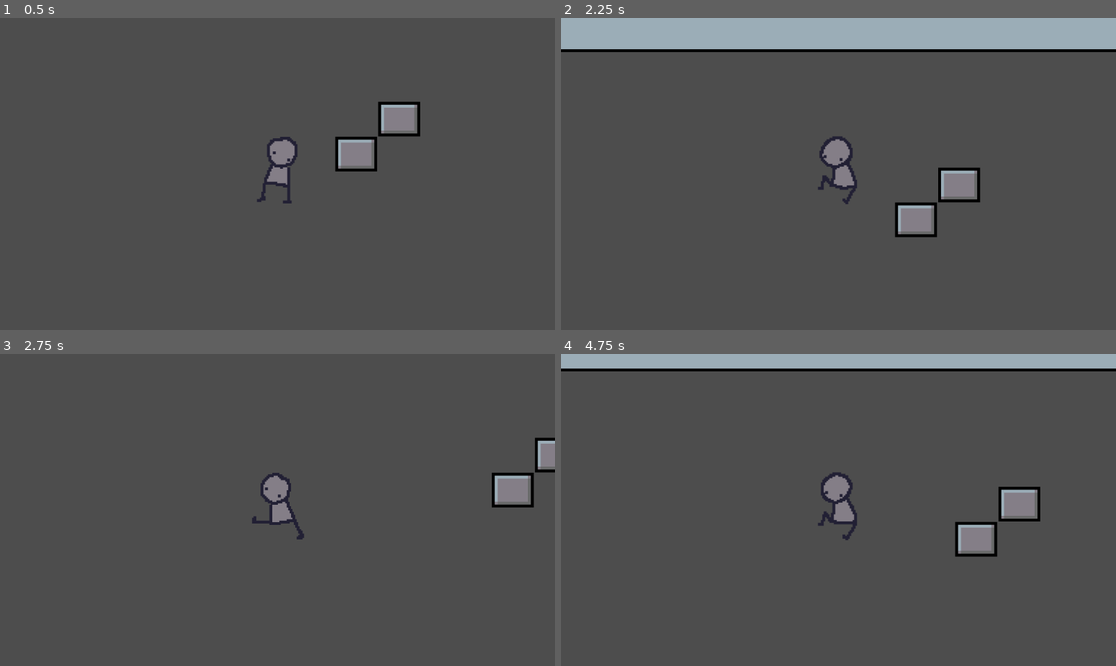
Above: before the commit, frames 1-4 (two rows, left to right).
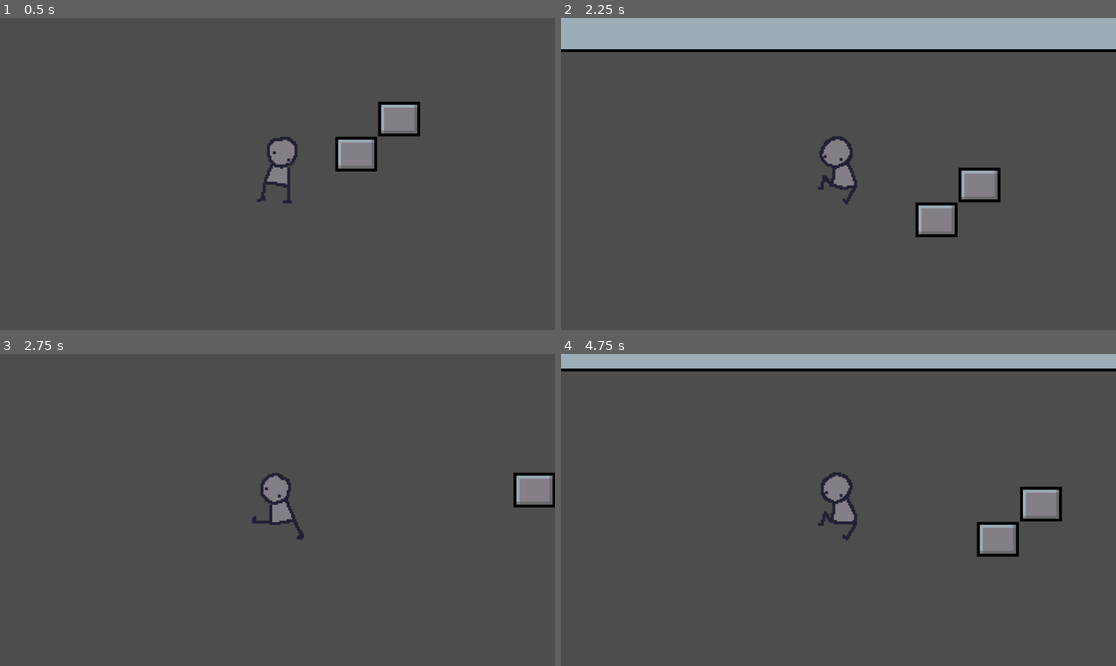
Above: after the commit, the same moments.

Repository: Helia8/platform
Game: Godot game, scene res://scenes/Level/Level1.tscn
Same seed, same stepped clock (60 frames per second), same inputs: the game is played once before the commit and once after it.
Inputs:
- Up to frame 1 (0.5 s): no input
- Up to frame 2 (2.25 s): hold D (right) 0.53-2.03 s; tap Shift (dash) at 0.6, 1.35, 2.1 s; tap Space (jump) at 0.77, 1.52 s; tap Enter at 2 s; hold A (left) from 2.03 s (still down)
- Up to frame 3 (2.75 s): keep holding A (left)
- Up to frame 4 (4.75 s): release A (left) at 2.78 s; hold D (right) 2.78-4.28 s; tap Shift (dash) at 2.85, 3.6, 4.35 s; tap Space (jump) at 3.02, 3.77, 4.25, 4.52 s; hold A (left) from 4.28 s (still down)

Frame 1 is identical in both runs. In frame 2, 2.0% of the frame differs, in the area x 60-80%, y 47-71%; in frame 3, 1.4%; in frame 4, 2.1%, in the area x 70-91%, y 42-66%.

Commit message:
feat: better horizontal

Diff:
--- a/src/player.gd
+++ b/src/player.gd
@@ -3,6 +3,7 @@
 const SPEED = 1100.0
 const JUMP_VELOCITY = -950.0
 @export var DASH_SPEED_MULTIPLIER = 1.5
+const HORIZONTAL_DASH_MULTIPLIER = 1.35
 @export var hp: int = 1
 @export var dash_duration: float = 0.10
 @export var dash_length: float = 1.0
@@ -86,10 +87,14 @@
 		if dash_direction == Vector2.ZERO:
 			dash_direction.x = 1.0 if anim.flip_h else -1.0
 		dash_direction = dash_direction.normalized()
+		var dash_multiplier: float = DASH_SPEED_MULTIPLIER
+		if dash_direction.y == 0.0:
+			dash_multiplier *= HORIZONTAL_DASH_MULTIPLIER
 		is_dashing = true
 		dash_time_left = dash_duration
-		dash_velocity = dash_direction * dash_length * SPEED * DASH_SPEED_MULTIPLIER
+		dash_velocity = dash_direction * dash_length * SPEED * dash_multiplier
 		dash_input_velocity = Vector2.ZERO
+		velocity = Vector2.ZERO
 		velocity = dash_velocity
 		if not is_on_floor():
 			air_dash_used = true
